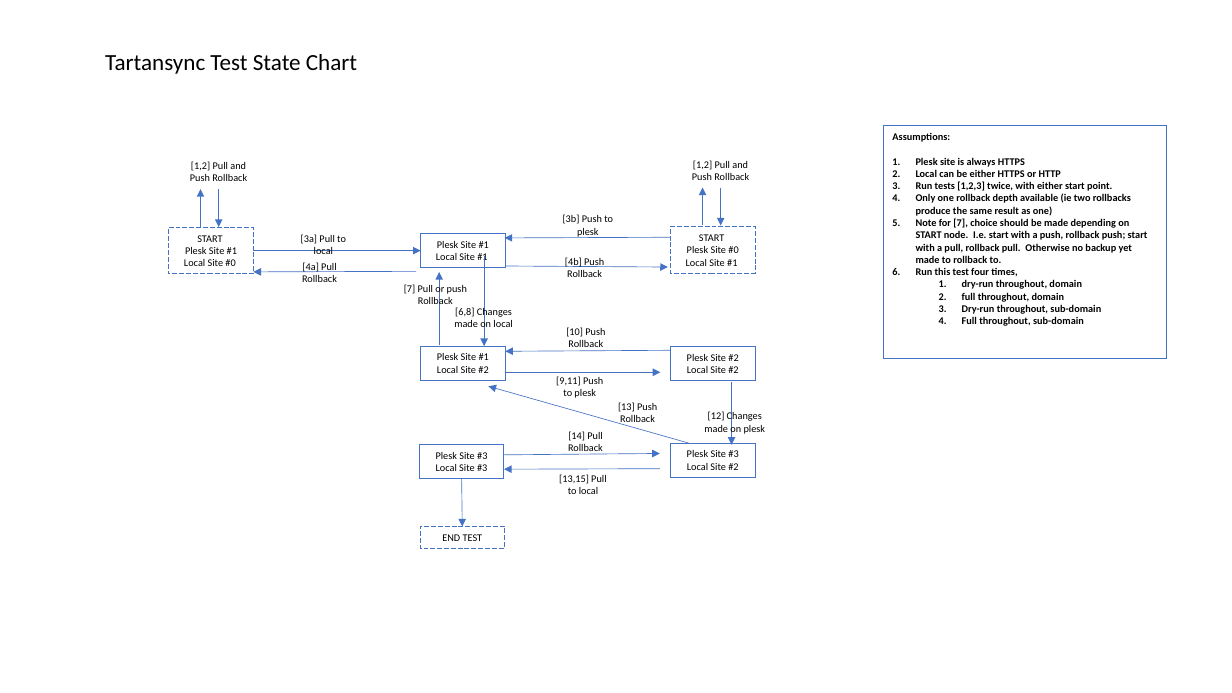
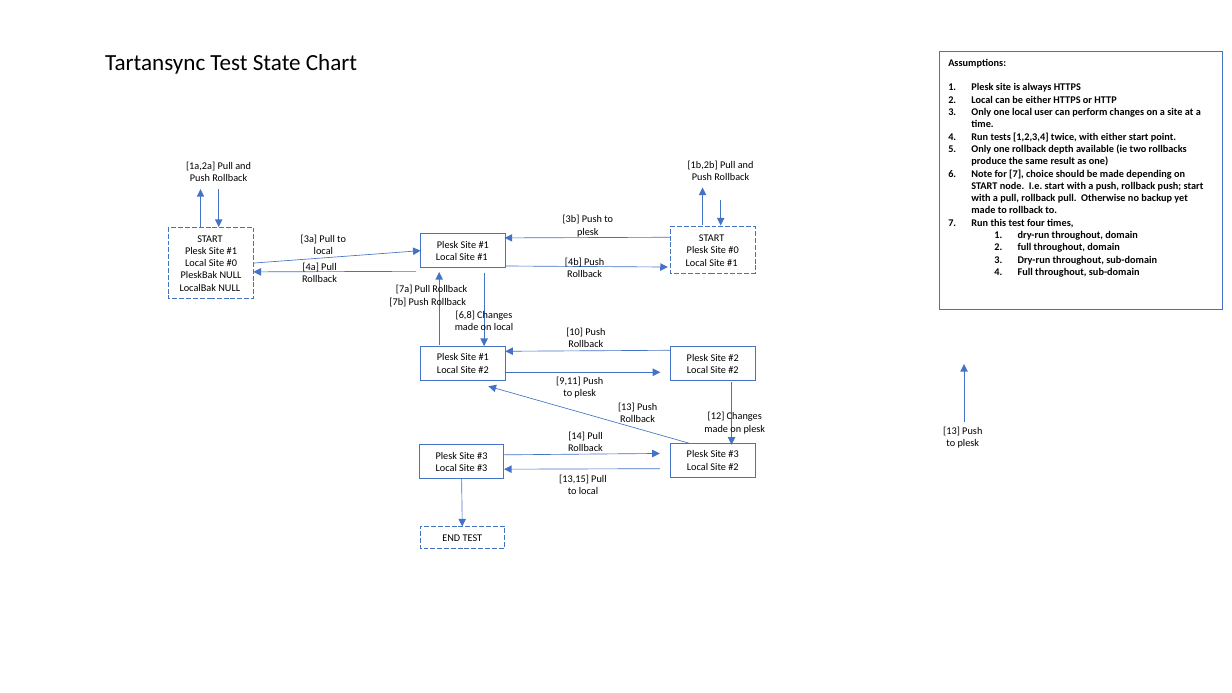
Before and after one commit to Tartan-Web-Design/tartanSync, a slide deck: slide 1 of Docs/Tartansync Test State Chart.pptx. Drawn at 1232x693 pixels with LibreOffice and Linux fonts; fonts in the diff are those of the drawing. Boxes give left, top, right and bottom in pixels: in the first picture for what was removed or moved away, otherwise in the second. Text is boxed around its words. In the diff, an @@ line names an element or a change of style, - is before the commit and + after.

```diff
--- a/Docs/Tartansync Test State Chart.pptx
+++ b/Docs/Tartansync Test State Chart.pptx
@@ rectangle "Assumptions:": place and size @@
-rectangle "Assumptions:" at <box>884,126,1167,359</box>
+rectangle "Assumptions:" at <box>940,52,1224,310</box>
@@ text in rectangle at <box>971,107,1201,142</box>: text changed @@
-3. Run tests [1,2,3] twice, with either start point.
+3. Only one local user can perform changes on a site at a time.
+4. Run tests [1,2,3,4] twice, with either start point.
@@ text at <box>186,161,251,181</box>: text changed @@
-[1,2] Pull and Push Rollback
+[1a,2a] Pull and Push Rollback
@@ text at <box>688,160,754,180</box>: text changed @@
-[1,2] Pull and Push Rollback
+[1b,2b] Pull and Push Rollback
@@ arrow moved from (721, 188) - (721, 226) to (721, 200) - (721, 226) @@
@@ rectangle "START": place and size @@
-rectangle "START" at <box>169,227,254,274</box>
+rectangle "START" at <box>169,227,254,299</box>
@@ arrow moved from (253, 250) - (421, 250) to (253, 263) - (421, 250) @@
@@ text in rectangle at <box>180,271,242,291</box>: paragraphs added @@
+PleskBak NULL
+LocalBak NULL
@@ text added at <box>389,296,466,308</box>, 8 pt, text #000000 @@
+[7b] Push Rollback
@@ text at <box>396,283,467,295</box>: text changed @@
-[7] Pull or push Rollback
+[7a] Pull Rollback
@@ arrow moved from (484, 256) - (484, 347) to (484, 274) - (484, 347) @@
@@ arrow added from (964, 422) to (964, 364), #4472C4 0.5 pt @@
@@ text added at <box>943,426,982,448</box>, 8 pt, text #000000 @@
+[13] Push
+to plesk
```
Also in this commit, not shown: 2 slides added, 2 other files.
